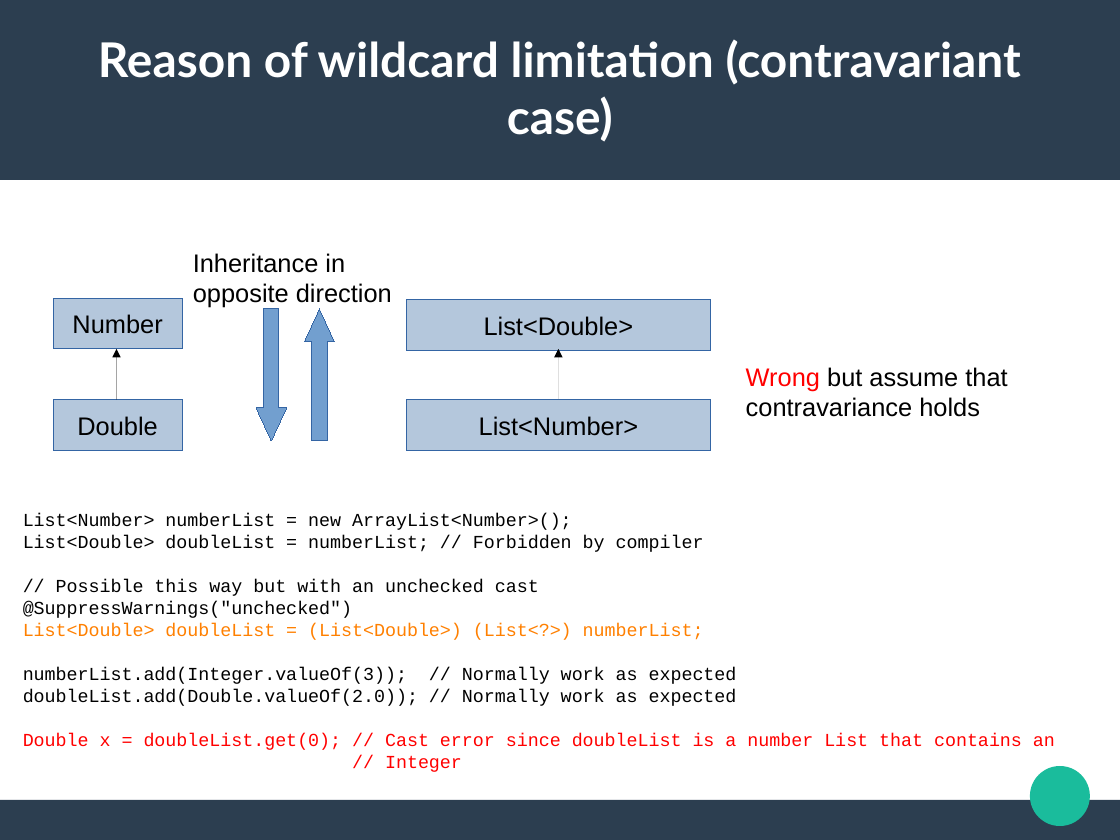
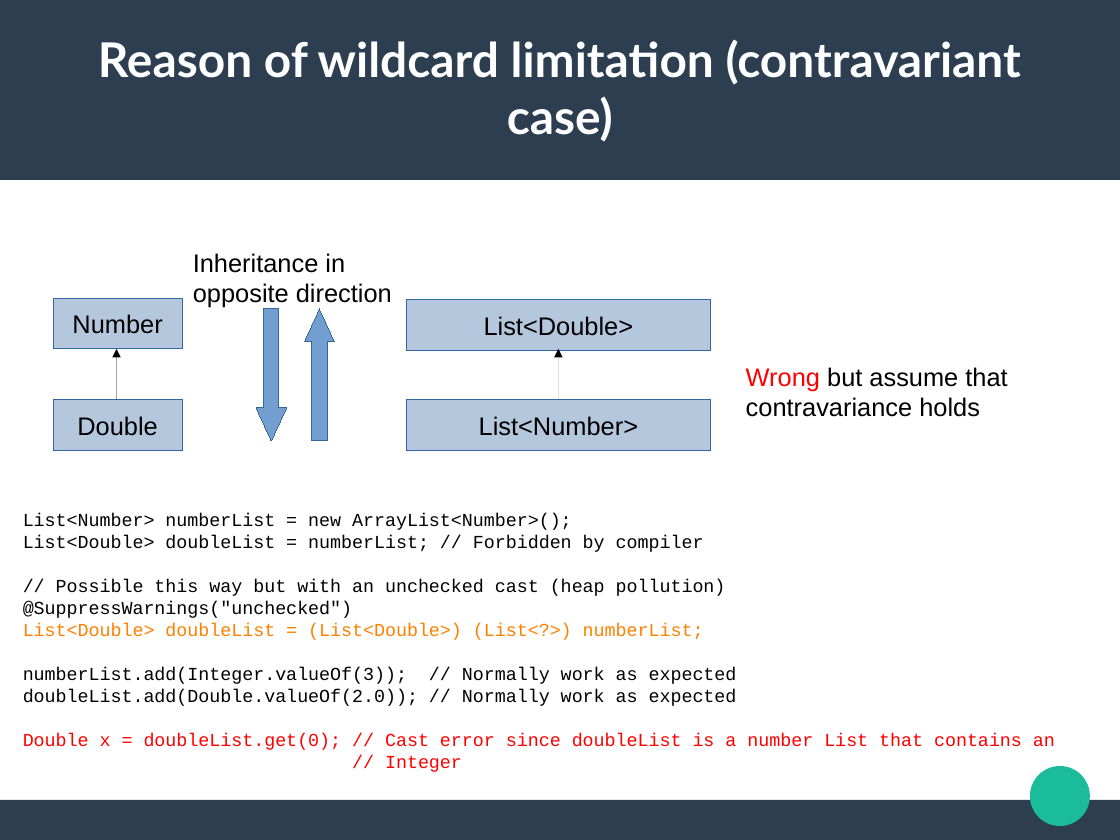
Before and after one commit to jldelarbre/lectureNotes, a slide deck: slide 18 of Slides/specialIssues/si1/ParameterizedTypes.odp (slide 17 before the commit). Drawn at 1120x840 pixels with LibreOffice and Linux fonts; fonts in the diff are those of the drawing. Boxes give left, top, right and bottom in pixels: in the first picture for what was removed or moved away, otherwise in the second. Text is boxed around its words. In the diff, an @@ line names an element or a change of style, - is before the commit and + after.

```diff
--- a/Slides/specialIssues/si1/ParameterizedTypes.odp
+++ b/Slides/specialIssues/si1/ParameterizedTypes.odp
@@ text at (56,579,726,596): text changed @@
-// Possible this way but with an unchecked cast
+// Possible this way but with an unchecked cast (heap pollution)
```
Also in this commit, not shown: 9 other slides changed, 5 slides added, 8 other files.
